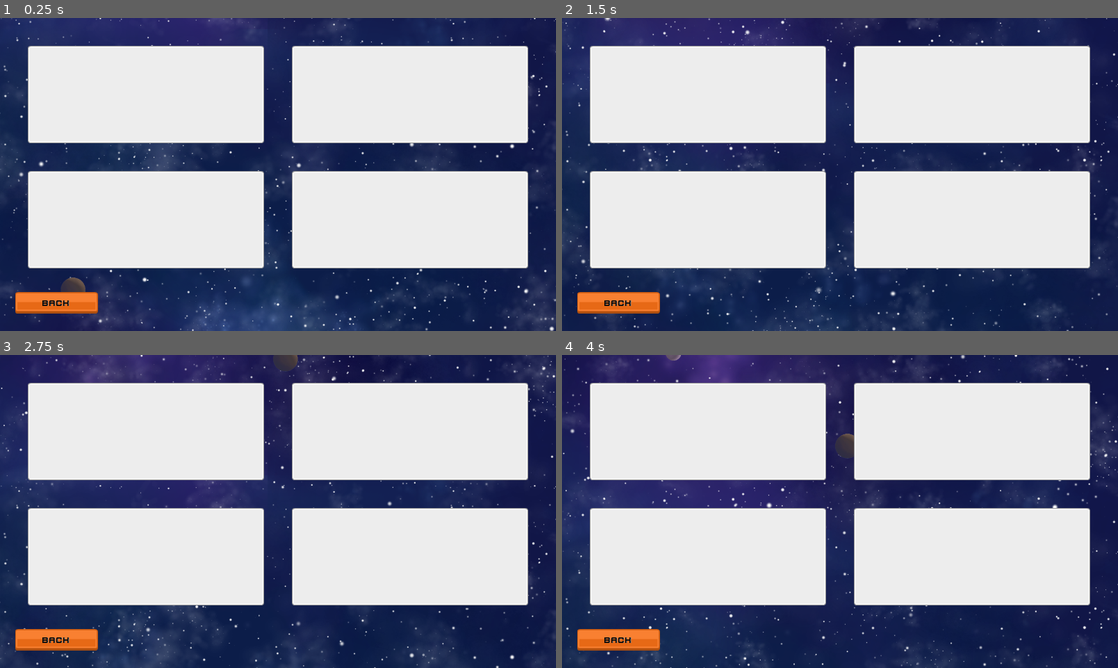
Above: before the commit, frames 1-4 (two rows, left to right).
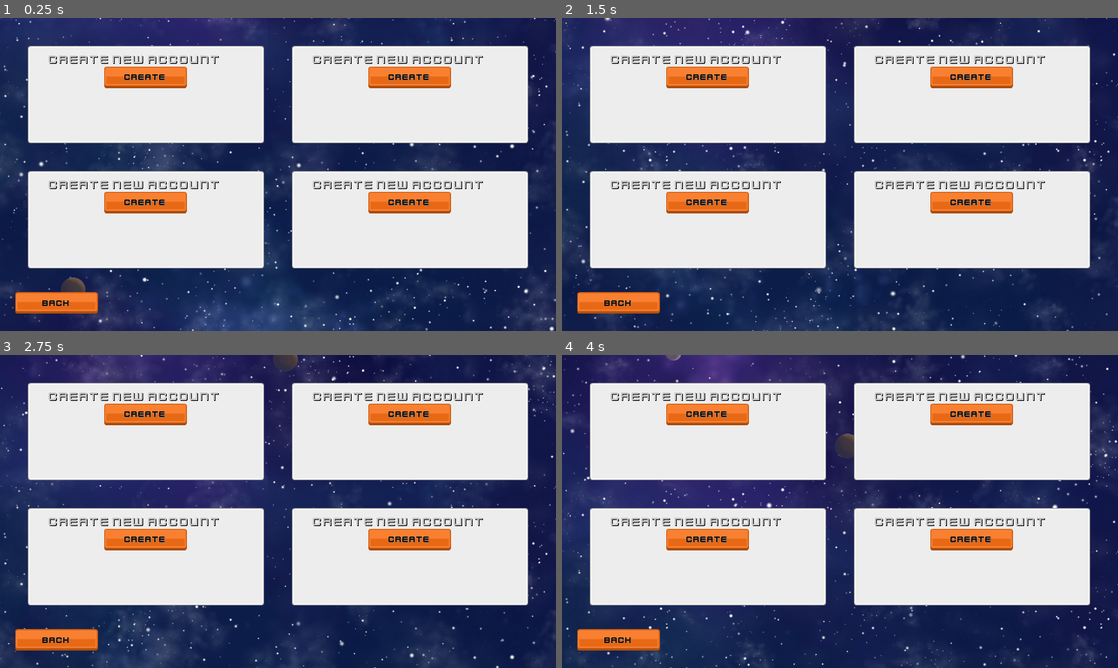
Above: after the commit, the same moments.

Repository: MatiasVME/old-spaceship-shooter-rpg-deluxe
Game: Godot game, scene res://Game/MainScreens/Accounts.tscn
Two runs of this game, one before a commit and one after it. Both use one fixed random seed, a clock stepped at 60 frames per second and the inputs below. This scene is started directly instead of the project's main scene.
Inputs (mouse positions are in pixels of both pictures, inside the frame that each line leads up to):
- Up to frame 1 (0.25 s): no input
- Up to frame 2 (1.5 s): tap Enter (ui_accept) at 0.5, 0.77 s; move the mouse to (962, 158) at 0.52 s; press the mouse at (962, 158) at 0.53 s; hold Right (ui_right) 0.53-1.28 s; move the mouse to (728, 190) at 1.27 s; release the mouse at (728, 190) at 1.28 s; hold Down (ui_down) from 1.28 s (still down); click (728, 190) at 1.35 s
- Up to frame 3 (2.75 s): tap Enter (ui_accept) at 1.52 s; move the mouse to (333, 442) at 2.02 s; release Down (ui_down) at 2.03 s; press the mouse at (333, 442) at 2.03 s; hold Right (ui_right) from 2.03 s (still down)
- Up to frame 4 (4 s): move the mouse to (812, 574) at 2.77 s; release Right (ui_right) at 2.78 s; release the mouse at (812, 574) at 2.78 s; hold Up (ui_up) 2.78-3.53 s; click (812, 574) at 2.85 s; tap Enter (ui_accept) at 3.02, 3.77 s; move the mouse to (1006, 558) at 3.52 s; press the mouse at (1006, 558) at 3.53 s; hold Left (ui_left) from 3.53 s (still down)

The runs differ from the first frame. In frame 1, 6.1% of the frame differs, in the area x 8-87%, y 12-63%; in frame 2, 6.1%; in frame 3, 6.1%; in frame 4, 6.1%.

Commit message:
Trabajando en el accountpanel

Diff:
--- a/Game/MainScreens/Accounts.tscn
+++ b/Game/MainScreens/Accounts.tscn
@@ -4,7 +4,7 @@
 [ext_resource path="res://Game/MainScreens/Elements/Button.tscn" type="PackedScene" id=2]
 [ext_resource path="res://Game/MainScreens/Accounts/AccountPanel.tscn" type="PackedScene" id=3]
 
-[node name="Accounts" type="Node"]
+[node name="Accounts" type="Node" index="0"]
 
 [node name="Background" parent="." index="0" instance=ExtResource( 1 )]
 
--- a/Game/MainScreens/Accounts/AccountPanel.tscn
+++ b/Game/MainScreens/Accounts/AccountPanel.tscn
@@ -222,10 +222,6 @@
 
 [node name="Layer1" type="Node2D" parent="." index="0"]
 
-editor/display_folded = true
-visible = false
-modulate = Color( 1, 1, 1, 0 )
-scale = Vector2( 1e-05, 1e-05 )
 _sections_unfolded = [ "Transform", "Visibility" ]
 
 [node name="Text" type="Label" parent="Layer1" index="0"]
